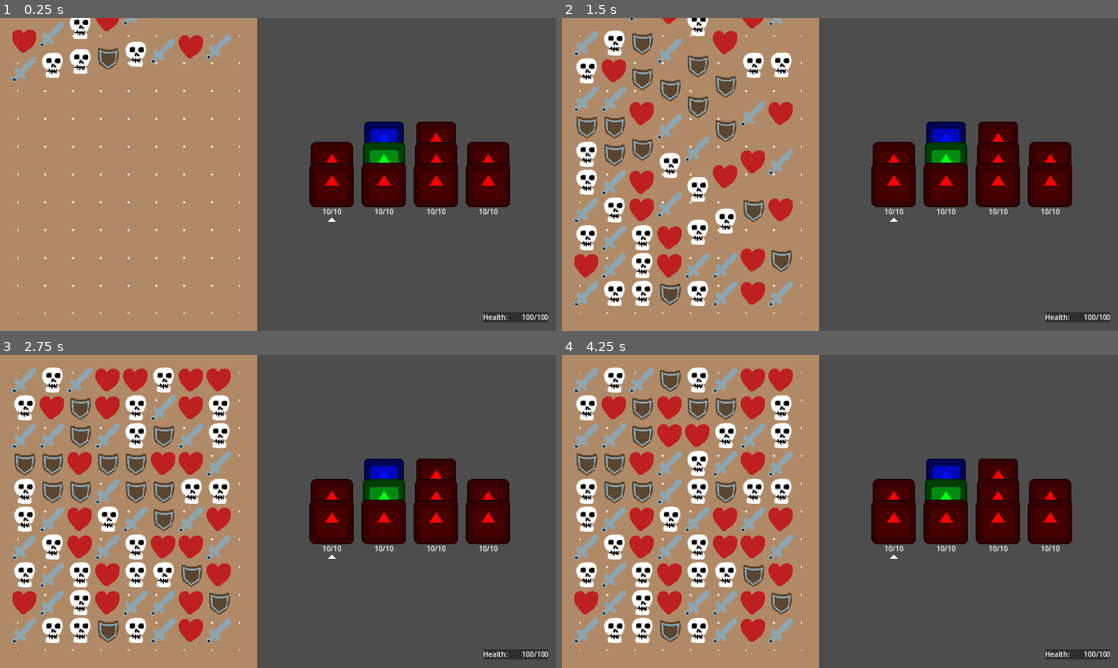
Above: before the commit, frames 1-4 (two rows, left to right).
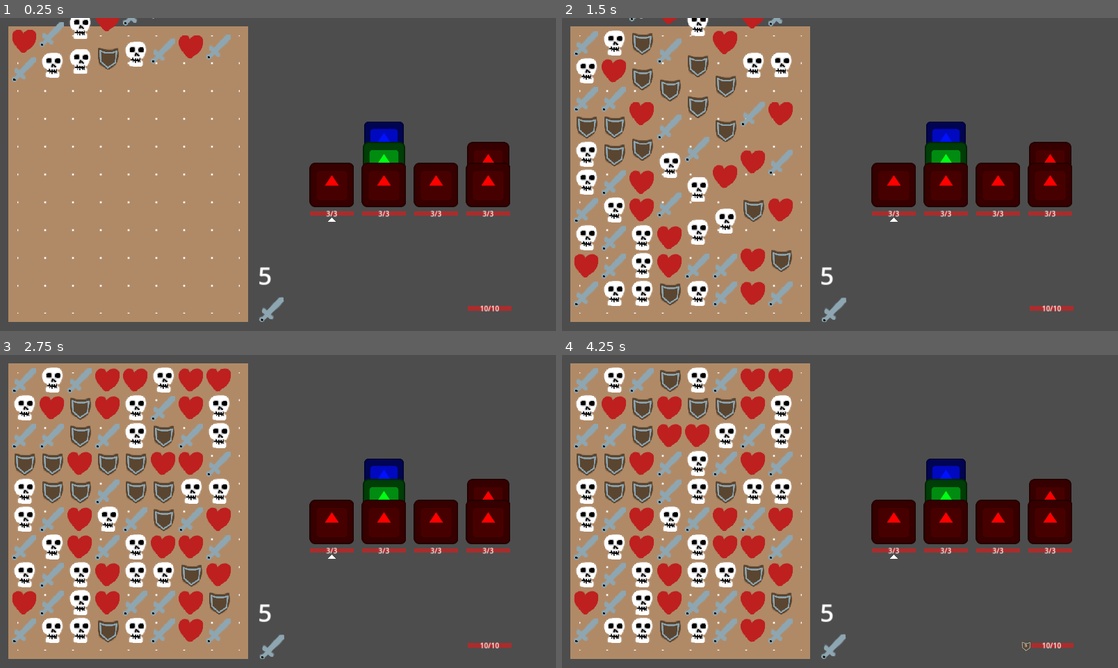
Above: after the commit, the same moments.

Repository: WcOnR/your-mom-is-the-dungeon-lord
Game: Godot game, scene res://game_objects/world.tscn
Same seed, same stepped clock (60 frames per second), same inputs: the game is played once before the commit and once after it. The engine's default icon, where the game draws it, is replaced by a stand-in: a white triangle on a blue panel in a dark square.
Inputs (mouse positions are in pixels of both pictures, inside the frame that each line leads up to):
- Up to frame 1 (0.25 s): no input
- Up to frame 2 (1.5 s): click (834, 309) at 0.52 s; click (834, 309) at 1.27 s
- Up to frame 3 (2.75 s): click (272, 646) at 2.02 s
- Up to frame 4 (4.25 s): tap Enter at 2.75 s; move the mouse to (962, 495) at 2.77 s; press the mouse at (962, 495) at 2.78 s; tap Space at 3.5 s; move the mouse to (728, 527) at 3.52 s; release the mouse at (728, 527) at 3.53 s; click (728, 527) at 3.6 s

The runs differ from the first frame. In frame 1, 7.9% of the frame differs, in the area x 0-99%, y 0-100%; in frame 2, 7.9%; in frame 3, 8.2%; in frame 4, 8.2%.

Commit message:
win lose

Diff:
--- /dev/null
+++ b/game_objects/battle_game_mode.gd
@@ -0,0 +1,50 @@
+class_name BattleGameMode extends Node
+
+
+@export var line_holder : NodePath
+@export var player : NodePath
+
+var _line_holder : LineHolder = null
+var _player : Player = null
+var _health_comp : HealthComp = null
+var turns_left : int = 0
+
+
+func _ready() -> void:
+	_line_holder = get_node(line_holder)
+	_player = get_node(player) as Player
+	_health_comp = _player.get_node("HealthComp") as HealthComp
+	await get_tree().process_frame
+	start_game()
+
+
+func start_game() -> void:
+	_line_holder.spawn_enemies()
+	_line_holder.all_enemy_all_dead.connect(_on_win)
+	_health_comp.death.connect(_on_lose)
+	_start_turn()
+
+
+func _end_game() -> void:
+	_line_holder.all_enemy_all_dead.disconnect(_on_win)
+	_health_comp.death.disconnect(_on_lose)
+
+
+func _start_turn() -> void:
+	turns_left = _line_holder.get_active_lines_count()
+	print(turns_left)
+	pass
+
+
+func _end_turn() -> void:
+	pass
+
+
+func _on_win() -> void:
+	print("you win")
+	_end_game()
+
+
+func _on_lose() -> void:
+	print("you lose")
+	_end_game()
--- a/game_objects/components/health_comp.gd
+++ b/game_objects/components/health_comp.gd
@@ -7,12 +7,15 @@
 var _is_dead := false
 
 signal health_changed
+signal shield_changed
 signal death
 
+
 func add_shield(points : int) -> void:
-	if _is_dead:
+	if _is_dead or points <= 0:
 		return
 	shield += points
+	shield_changed.emit()
 
 
 func apply_heal(heal : int) -> void:
@@ -23,10 +26,21 @@
 	var new_damage := _absorb_damage(damage)
 	_set_health(health - new_damage)
 
+
 func _absorb_damage(damage : int) -> int:
 	var dif := damage - shield
+	var old_shield := shield
 	shield = max(-dif, 0)
+	if old_shield != shield :
+		shield_changed.emit()
 	return max(dif, 0)
+
+
+func _drop_shield() -> void:
+	if shield > 0 :
+		shield = 0
+		shield_changed.emit()
+
 
 func _set_health(new_health : int) -> void:
 	if _is_dead or new_health == health or new_health == max_health:
--- a/game_objects/enemies/battle_line.tscn
+++ b/game_objects/enemies/battle_line.tscn
@@ -19,12 +19,12 @@
 polygon = PackedVector2Array(0, 0, 10, 10, -10, 10)
 
 [node name="HealthLabel" parent="." instance=ExtResource("2_lxrcy")]
+visible = false
 anchors_preset = 5
 anchor_left = 0.5
 anchor_right = 0.5
-offset_left = -75.0
+offset_left = -60.0
 offset_top = 50.0
-offset_right = 75.0
-offset_bottom = 73.0
+offset_right = 60.0
+offset_bottom = 82.0
 grow_horizontal = 2
-horizontal_alignment = 1
--- a/game_objects/enemies/line_holder.gd
+++ b/game_objects/enemies/line_holder.gd
@@ -2,18 +2,24 @@
 
 @export var battle : BattlePreset
 
+signal all_enemy_all_dead
+
 @onready var lines : Array[BattleLine] = [$Line, $Line2, $Line3, $Line4]
-var selected_line : int = 0
+var selected_line : int = -1
+
 
 func _ready() -> void:
+	GameInputManagerSystem.on_click_end.connect(_on_click_action)
+
+
+func spawn_enemies() -> void:
 	var enemy_data := [battle.line1, battle.line2, battle.line3, battle.line4]
 	var i := 0
 	while i < lines.size():
 		lines[i].set_enemies(enemy_data[i])
 		lines[i].enemy_dead.connect(_on_enemy_dead)
 		i += 1
-	lines[0].select(true)
-	GameInputManagerSystem.on_click_end.connect(_on_click_action)
+	_select_next_line()
 
 
 func apply_damage(damage : int) -> void:
@@ -22,11 +28,21 @@
 		enemies[0].health_comp.apply_damage(damage)
 
 
+func get_active_lines_count() -> int:
+	var i := 0
+	for l in lines:
+		if not l.enemies.is_empty():
+			i += 1
+	return i
+
+
 func _select_next_line() -> void:
 	lines[selected_line].select(false)
+	var old_selected_line := selected_line
+	selected_line = -1
 	var i := 1
 	while i < lines.size():
-		var tmp := (selected_line + i) % lines.size()
+		var tmp := (old_selected_line + i) % lines.size()
 		if not lines[tmp].enemies.is_empty():
 			_selct_line(lines[tmp])
 			break
@@ -64,5 +80,5 @@
 	var enemies := lines[selected_line].enemies
 	if enemies.is_empty():
 		_select_next_line()
-	else:
-		pass
+		if selected_line == -1:
+			all_enemy_all_dead.emit()
--- a/game_objects/enemies/presets/base_battle.tres
+++ b/game_objects/enemies/presets/base_battle.tres
@@ -6,28 +6,28 @@
 
 [sub_resource type="Resource" id="Resource_6bgx8"]
 script = ExtResource("1_nfypd")
-health = 10
-max_health = 10
+health = 3
+max_health = 3
 damage = 1
 color = Color(1, 0, 0, 1)
 
 [sub_resource type="Resource" id="Resource_tqsjb"]
 script = ExtResource("1_nfypd")
-health = 20
-max_health = 20
+health = 5
+max_health = 5
 damage = 1
 color = Color(0, 1, 0.0833333, 1)
 
 [sub_resource type="Resource" id="Resource_tum7m"]
 script = ExtResource("1_nfypd")
-health = 30
-max_health = 30
+health = 8
+max_health = 8
 damage = 1
 color = Color(0, 0.0666666, 1, 1)
 
 [resource]
 script = ExtResource("2_i8u5x")
-line1 = Array[ExtResource("1_nfypd")]([ExtResource("2_b41js"), ExtResource("2_b41js")])
+line1 = Array[ExtResource("1_nfypd")]([ExtResource("2_b41js")])
 line2 = Array[ExtResource("1_nfypd")]([SubResource("Resource_6bgx8"), SubResource("Resource_tqsjb"), SubResource("Resource_tum7m")])
-line3 = Array[ExtResource("1_nfypd")]([ExtResource("2_b41js"), ExtResource("2_b41js"), ExtResource("2_b41js")])
+line3 = Array[ExtResource("1_nfypd")]([ExtResource("2_b41js")])
 line4 = Array[ExtResource("1_nfypd")]([ExtResource("2_b41js"), ExtResource("2_b41js")])
--- a/game_objects/enemies/presets/base_enemy.tres
+++ b/game_objects/enemies/presets/base_enemy.tres
@@ -4,7 +4,7 @@
 
 [resource]
 script = ExtResource("1_tn0g8")
-health = 10
-max_health = 10
+health = 3
+max_health = 3
 damage = 1
 color = Color(1, 0, 0, 1)
--- a/game_objects/field.tscn
+++ b/game_objects/field/field.tscn
@@ -1,6 +1,6 @@
 [gd_scene load_steps=5 format=4 uid="uid://cd0bt5xyril8k"]
 
-[ext_resource type="Script" path="res://game_objects/field.gd" id="1_8qhw5"]
+[ext_resource type="Script" path="res://game_objects/field/field.gd" id="1_8qhw5"]
 [ext_resource type="Texture2D" uid="uid://dx8nwi3odrhb5" path="res://cell.png" id="1_evlms"]
 
 [sub_resource type="TileSetAtlasSource" id="TileSetAtlasSource_yqm0f"]
--- /dev/null
+++ b/game_objects/gems/sword_hover.tres
@@ -0,0 +1,8 @@
+[gd_resource type="AtlasTexture" load_steps=2 format=3 uid="uid://btxjakvb26lmx"]
+
+[ext_resource type="Texture2D" uid="uid://cqmixf1ud3fcu" path="res://game_objects/gems/gem.png" id="1_6m0w6"]
+
+[resource]
+atlas = ExtResource("1_6m0w6")
+region = Rect2(0, 64, 64, 64)
+margin = Rect2(1, 1, 0, 0)
--- /dev/null
+++ b/game_objects/gems/sword_pessed.tres
@@ -0,0 +1,8 @@
+[gd_resource type="AtlasTexture" load_steps=2 format=3 uid="uid://dkipe5pt23mdi"]
+
+[ext_resource type="Texture2D" uid="uid://cqmixf1ud3fcu" path="res://game_objects/gems/gem.png" id="1_h27th"]
+
+[resource]
+atlas = ExtResource("1_h27th")
+region = Rect2(0, 64, 64, 64)
+margin = Rect2(5, 0, 100, 100)
--- a/game_objects/player/player.tscn
+++ b/game_objects/player/player.tscn
@@ -7,3 +7,5 @@
 script = ExtResource("1_uktum")
 
 [node name="HealthComp" parent="." instance=ExtResource("2_561jy")]
+health = 10
+max_health = 10
--- a/game_objects/world.gd
+++ /dev/null
@@ -1,12 +0,0 @@
-class_name World extends Node2D
-
-@export var actions : ActionList
-
-const ON_READY : StringName = "on_ready"
-const ON_PROC : StringName = "on_process"
-
-func _ready() -> void:
-	actions.run_event(ON_READY)
-
-func _process(_delta: float) -> void:
-	actions.run_event(ON_PROC)
--- a/game_objects/world.tscn
+++ b/game_objects/world.tscn
@@ -1,25 +1,17 @@
-[gd_scene load_steps=10 format=3 uid="uid://dl27d14vu5tdv"]
+[gd_scene load_steps=7 format=3 uid="uid://dl27d14vu5tdv"]
 
-[ext_resource type="Script" path="res://game_objects/world.gd" id="1_56t8x"]
-[ext_resource type="Script" path="res://game_systems/action.gd" id="2_5dryb"]
-[ext_resource type="Script" path="res://game_systems/action_list.gd" id="3_f7d6w"]
 [ext_resource type="PackedScene" uid="uid://cfol48c4emuyb" path="res://ui/hud.tscn" id="6_neynh"]
-[ext_resource type="PackedScene" uid="uid://cd0bt5xyril8k" path="res://game_objects/field.tscn" id="6_vodr4"]
+[ext_resource type="PackedScene" uid="uid://cd0bt5xyril8k" path="res://game_objects/field/field.tscn" id="6_vodr4"]
+[ext_resource type="Script" path="res://game_objects/battle_game_mode.gd" id="6_xjlon"]
 [ext_resource type="PackedScene" uid="uid://ci26slyckun7b" path="res://game_objects/player/player.tscn" id="7_0vfua"]
 [ext_resource type="Resource" uid="uid://bd27barncwqpa" path="res://game_objects/gems/gem_set.tres" id="7_2hrr1"]
 [ext_resource type="PackedScene" uid="uid://b6s25t3xxttat" path="res://game_objects/enemies/line_holder.tscn" id="8_8i71o"]
 
-[sub_resource type="Resource" id="Resource_2mlb8"]
-script = ExtResource("3_f7d6w")
-actions = Array[ExtResource("2_5dryb")]([])
-
 [node name="World" type="Node2D"]
-script = ExtResource("1_56t8x")
-actions = SubResource("Resource_2mlb8")
 
 [node name="Polygon2D" type="Polygon2D" parent="."]
 color = Color(0.693841, 0.544613, 0.406277, 1)
-polygon = PackedVector2Array(0, 0, 592, 0, 592, 720, 0, 720)
+polygon = PackedVector2Array(20, 20, 572, 20, 572, 700, 20, 700)
 
 [node name="Field" parent="." instance=ExtResource("6_vodr4")]
 position = Vector2(40, 40)
@@ -38,3 +30,8 @@
 
 [node name="LineHolder" parent="." instance=ExtResource("8_8i71o")]
 position = Vector2(764, 384)
+
+[node name="GameMode" type="Node" parent="."]
+script = ExtResource("6_xjlon")
+line_holder = NodePath("../LineHolder")
+player = NodePath("../Player")
--- a/project.godot
+++ b/project.godot
@@ -23,7 +23,6 @@
 
 window/size/viewport_width=1280
 window/size/viewport_height=720
-window/size/mode=3
 window/stretch/mode="canvas_items"
 
 [input]
--- /dev/null
+++ b/ui/button.gd
@@ -0,0 +1,16 @@
+extends Button
+
+
+# Called when the node enters the scene tree for the first time.
+func _ready() -> void:
+	pass # Replace with function body.
+
+
+# Called every frame. 'delta' is the elapsed time since the previous frame.
+func _process(delta: float) -> void:
+	pass
+
+
+func _on_pressed() -> void:
+	print("asdasd")
+	pass # Replace with function body.
--- a/ui/health_comp_ui.gd
+++ b/ui/health_comp_ui.gd
@@ -1,6 +1,12 @@
-class_name HealthCompUI extends Label
+class_name HealthCompUI extends Container
 
 @export var health_comp : HealthComp
+
+@onready var health_label : Label = $Container/HealthProgressBar/HealthLabel
+@onready var health_progress : ProgressBar = $Container/HealthProgressBar
+
+@onready var shield_img : TextureRect = $MarginContainer/ShieldImg
+@onready var shield_label : Label = $MarginContainer/ShieldImg/ShieldLabel
 
 const HEALTH_FORMAT := "%d/%d"
 
@@ -13,7 +19,16 @@
 func sync_comp() -> void:
 	_on_health_changed()
 	health_comp.health_changed.connect(_on_health_changed)
+	_on_shield_changed()
+	health_comp.shield_changed.connect(_on_shield_changed)
 
 
 func _on_health_changed() -> void:
-	text = HEALTH_FORMAT % [health_comp.health, health_comp.max_health]
+	health_label.text = HEALTH_FORMAT % [health_comp.health, health_comp.max_health]
+	health_progress.max_value = health_comp.max_health
+	health_progress.value = health_comp.health
+
+
+func _on_shield_changed() -> void:
+	shield_img.visible = health_comp.shield > 0
+	shield_label.text = str(health_comp.shield)
--- a/ui/health_comp_ui.tscn
+++ b/ui/health_comp_ui.tscn
@@ -1,11 +1,68 @@
-[gd_scene load_steps=2 format=3 uid="uid://bknffommb3er4"]
+[gd_scene load_steps=5 format=3 uid="uid://bknffommb3er4"]
 
 [ext_resource type="Script" path="res://ui/health_comp_ui.gd" id="1_qitsd"]
+[ext_resource type="Texture2D" uid="uid://c4yjpdvtn474w" path="res://game_objects/gems/shield.tres" id="2_s2uxe"]
 
-[node name="HealthLabel" type="Label"]
-custom_minimum_size = Vector2(150, 0)
-offset_right = 150.0
-offset_bottom = 23.0
-mouse_filter = 1
-text = "%d/%d"
+[sub_resource type="StyleBoxFlat" id="StyleBoxFlat_y71ew"]
+bg_color = Color(0.150075, 0.150075, 0.150075, 1)
+
+[sub_resource type="StyleBoxFlat" id="StyleBoxFlat_vp78b"]
+bg_color = Color(0.67, 0.1742, 0.1742, 1)
+
+[node name="HealthComp" type="MarginContainer"]
+offset_right = 120.0
+offset_bottom = 32.0
 script = ExtResource("1_qitsd")
+
+[node name="Container" type="MarginContainer" parent="."]
+custom_minimum_size = Vector2(100, 10)
+layout_mode = 2
+size_flags_horizontal = 4
+size_flags_vertical = 4
+
+[node name="HealthProgressBar" type="ProgressBar" parent="Container"]
+layout_mode = 2
+size_flags_vertical = 1
+theme_override_styles/background = SubResource("StyleBoxFlat_y71ew")
+theme_override_styles/fill = SubResource("StyleBoxFlat_vp78b")
+show_percentage = false
+
+[node name="HealthLabel" type="Label" parent="Container/HealthProgressBar"]
+layout_mode = 1
+anchors_preset = 8
+anchor_left = 0.5
+anchor_top = 0.5
+anchor_right = 0.5
+anchor_bottom = 0.5
+offset_left = -50.0
+offset_top = -11.5
+offset_right = 50.0
+offset_bottom = 11.5
+grow_horizontal = 2
+grow_vertical = 2
+text = "10/10"
+horizontal_alignment = 1
+vertical_alignment = 1
+
+[node name="MarginContainer" type="MarginContainer" parent="."]
+custom_minimum_size = Vector2(32, 32)
+layout_mode = 2
+
+[node name="ShieldImg" type="TextureRect" parent="MarginContainer"]
+custom_minimum_size = Vector2(32, 32)
+layout_mode = 2
+size_flags_horizontal = 0
+texture = ExtResource("2_s2uxe")
+expand_mode = 1
+
+[node name="ShieldLabel" type="Label" parent="MarginContainer/ShieldImg"]
+layout_mode = 1
+anchors_preset = 15
+anchor_right = 1.0
+anchor_bottom = 1.0
+grow_horizontal = 2
+grow_vertical = 2
+theme_override_font_sizes/font_size = 10
+text = "10"
+horizontal_alignment = 1
+vertical_alignment = 1
--- a/ui/health_ui.gd
+++ b/ui/health_ui.gd
@@ -1,7 +1,7 @@
-class_name HealthUI extends PanelContainer
+class_name HealthUI extends Container
 
 
-@onready var health_label : HealthCompUI = $HBoxContainer_right/HealthLabel
+@onready var health_label : HealthCompUI = $HealthLabel
 
 
 func set_health_comp(health_comp : HealthComp) -> void:
--- a/ui/health_ui.tscn
+++ b/ui/health_ui.tscn
@@ -3,24 +3,11 @@
 [ext_resource type="Script" path="res://ui/health_ui.gd" id="1_os06w"]
 [ext_resource type="PackedScene" uid="uid://bknffommb3er4" path="res://ui/health_comp_ui.tscn" id="2_5773c"]
 
-[node name="HealthUi" type="PanelContainer"]
+[node name="HealthUi" type="MarginContainer"]
 custom_minimum_size = Vector2(150, 0)
-offset_right = 128.0
-offset_bottom = 23.0
-mouse_filter = 1
+offset_right = 150.0
+offset_bottom = 32.0
 script = ExtResource("1_os06w")
 
-[node name="HBoxContainer_left" type="HBoxContainer" parent="."]
+[node name="HealthLabel" parent="." instance=ExtResource("2_5773c")]
 layout_mode = 2
-
-[node name="Label" type="Label" parent="HBoxContainer_left"]
-layout_mode = 2
-text = "Health:"
-
-[node name="HBoxContainer_right" type="HBoxContainer" parent="."]
-layout_mode = 2
-alignment = 2
-
-[node name="HealthLabel" parent="HBoxContainer_right" instance=ExtResource("2_5773c")]
-layout_mode = 2
-horizontal_alignment = 2
--- a/ui/hud.gd
+++ b/ui/hud.gd
@@ -2,7 +2,7 @@
 
 @export var player : NodePath
 
-@onready var health_ui : HealthUI = $Panel/HBoxContainer/MarginContainer/VBoxContainer/HBoxContainer/HealthUi
+@onready var health_ui : HealthUI = $Panel/HBoxContainer/MarginContainer/VBoxContainer/MarginContainer/HBoxContainer/HealthUi
 
 var _player : Player = null
 var _health_comp : HealthComp = null
--- a/ui/hud.tscn
+++ b/ui/hud.tscn
@@ -1,7 +1,10 @@
-[gd_scene load_steps=3 format=3 uid="uid://cfol48c4emuyb"]
+[gd_scene load_steps=6 format=3 uid="uid://cfol48c4emuyb"]
 
 [ext_resource type="Script" path="res://ui/hud.gd" id="1_08ihg"]
 [ext_resource type="PackedScene" uid="uid://1gowrjdv5xvj" path="res://ui/health_ui.tscn" id="1_upqgx"]
+[ext_resource type="Texture2D" uid="uid://gkbl8opd23yh" path="res://game_objects/gems/sword.tres" id="2_tfb1t"]
+[ext_resource type="Texture2D" uid="uid://dkipe5pt23mdi" path="res://game_objects/gems/sword_pessed.tres" id="3_0lkgi"]
+[ext_resource type="Texture2D" uid="uid://btxjakvb26lmx" path="res://game_objects/gems/sword_hover.tres" id="4_yj42k"]
 
 [node name="Hud" type="Control"]
 layout_mode = 3
@@ -10,7 +13,6 @@
 anchor_bottom = 1.0
 grow_horizontal = 2
 grow_vertical = 2
-mouse_filter = 1
 script = ExtResource("1_08ihg")
 
 [node name="Panel" type="MarginContainer" parent="."]
@@ -29,7 +31,7 @@
 layout_mode = 2
 
 [node name="CenterContainer" type="CenterContainer" parent="Panel/HBoxContainer"]
-custom_minimum_size = Vector2(612, 0)
+custom_minimum_size = Vector2(550, 0)
 layout_mode = 2
 
 [node name="MarginContainer" type="MarginContainer" parent="Panel/HBoxContainer"]
@@ -43,8 +45,30 @@
 
 [node name="HBoxContainer" type="HBoxContainer" parent="Panel/HBoxContainer/MarginContainer/VBoxContainer"]
 layout_mode = 2
+
+[node name="MoveLabel" type="Label" parent="Panel/HBoxContainer/MarginContainer/VBoxContainer/HBoxContainer"]
+layout_mode = 2
+theme_override_font_sizes/font_size = 56
+text = "5
+"
+
+[node name="MarginContainer" type="MarginContainer" parent="Panel/HBoxContainer/MarginContainer/VBoxContainer"]
+layout_mode = 2
+
+[node name="HBoxContainer2" type="HBoxContainer" parent="Panel/HBoxContainer/MarginContainer/VBoxContainer/MarginContainer"]
+layout_mode = 2
+
+[node name="EndRoundBtn" type="TextureButton" parent="Panel/HBoxContainer/MarginContainer/VBoxContainer/MarginContainer/HBoxContainer2"]
+layout_mode = 2
+texture_normal = ExtResource("2_tfb1t")
+texture_pressed = ExtResource("3_0lkgi")
+texture_hover = ExtResource("4_yj42k")
+
+[node name="HBoxContainer" type="HBoxContainer" parent="Panel/HBoxContainer/MarginContainer/VBoxContainer/MarginContainer"]
+layout_mode = 2
+mouse_filter = 2
 alignment = 2
 
-[node name="HealthUi" parent="Panel/HBoxContainer/MarginContainer/VBoxContainer/HBoxContainer" instance=ExtResource("1_upqgx")]
+[node name="HealthUi" parent="Panel/HBoxContainer/MarginContainer/VBoxContainer/MarginContainer/HBoxContainer" instance=ExtResource("1_upqgx")]
 layout_mode = 2
-mouse_filter = 1
+size_flags_vertical = 4
--- /dev/null
+++ b/ui/texture_button.gd
@@ -0,0 +1,16 @@
+extends TextureButton
+
+
+# Called when the node enters the scene tree for the first time.
+func _ready() -> void:
+	pass # Replace with function body.
+
+
+# Called every frame. 'delta' is the elapsed time since the previous frame.
+func _process(delta: float) -> void:
+	pass
+
+
+func _on_pressed() -> void:
+	print("said")
+	pass # Replace with function body.
Renamed: game_objects/field.gd -> game_objects/field/field.gd
Renamed: game_objects/grid.gd -> game_objects/field/grid.gd
